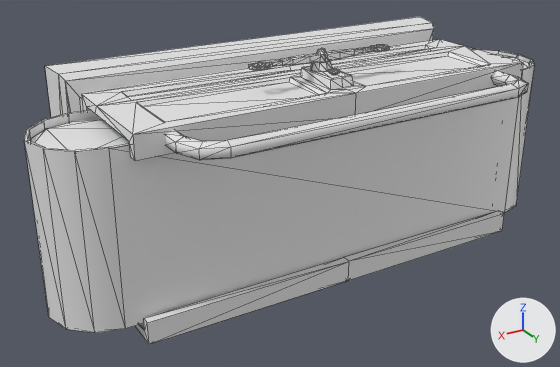
Two versions of the FBX model Assets/Objects/Export/0_m_conv-base-01.fbx, one commit apart.
Camera for both pictures: a camera (50 mm lens) standing at (0.53, 3.21, 0.82) and looking at (-1.11, 0.46, -0.55). Lighting does not change. The marker at lower right points along +X, +Y and +Z. Mesh edges are drawn as thin lines. Materials are left out; every surface is plain grey. Where no turn or scale is listed for an object, it has been applied to the vertices. Vertices at the same position are counted once.

Names of what the first picture shows: '0_m_conv-base-01'.
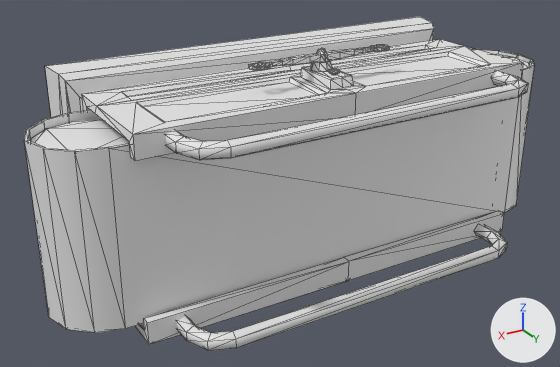
The newer file is also turned or shifted as a whole; pictures and numbers use the older file's frame.

The change, as JSON lines over the scene's bpy script:
```json
{"block": "me_mesh", "where": "me_mesh.from_pydata(...)  # 647 vertices, 1168 faces; spans x -2.48..-0.02, y 0.0..1.03, z -1.06..0.07"}
{"block": "me_mesh", "where": "# used by ob_0_m_conv_base_01; location = (0.0, 0.0, 0.0)"}
{"block": "me_mesh", "change": "me_mesh part 1: the loose piece of 40 vertices spanning x -2.07..-0.44, y 0.8..1.03, z -0.15..-0.08 is copied, and the copy is moved by (0.0, 0.0, -0.77); it spans x -2.07..-0.44, y 0.8..1.03, z -0.91..-0.85"}
```

What differs and where, as boxes (x1, y1, x2, y2) in the pictures (560 x 367 px):
```json
{"object": "0_m_conv-base-01", "change": "reshaped", "before": [24, 17, 534, 344], "after": [24, 17, 534, 351]}
{"part": 1, "of": "me_mesh", "change": "added", "after": [177, 225, 507, 351]}
```
